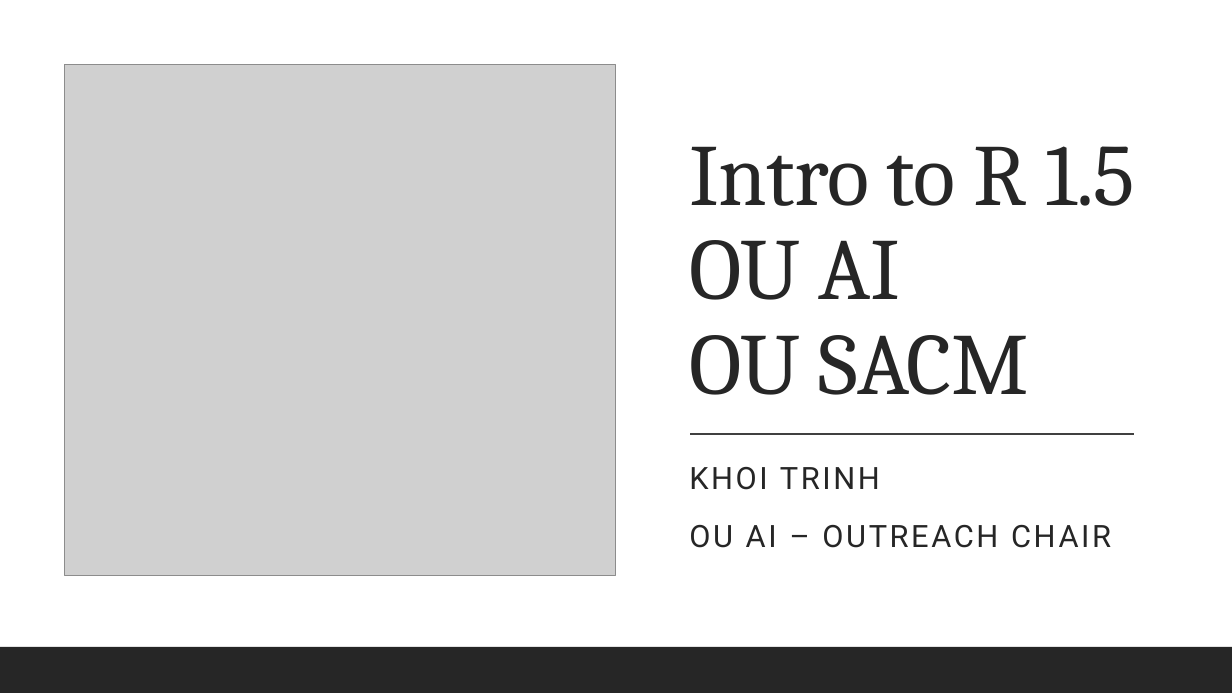
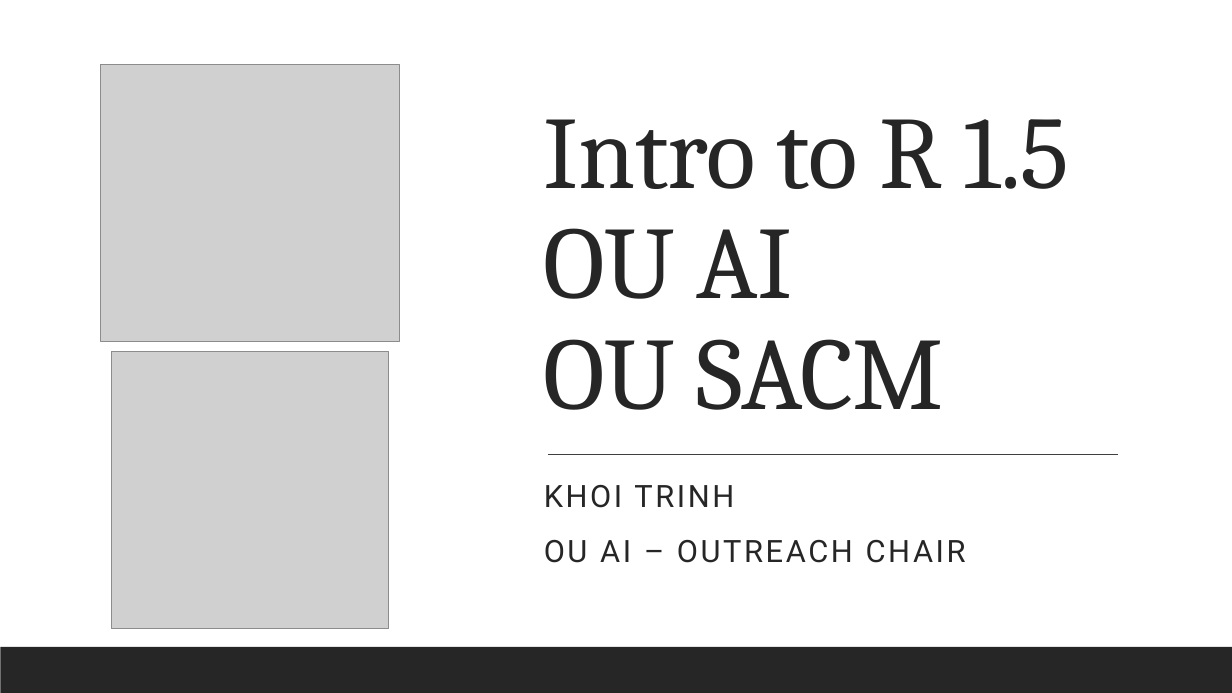
Before and after one commit to ou-artificial/OUAIxOUSACM-IntroToR, a slide deck: slide 1 of presentation/IntroToR.pptx. Drawn at 1232x693 pixels with LibreOffice and Linux fonts; fonts in the diff are those of the drawing; grey boxes stand for pictures. Boxes give left, top, right and bottom in pixels: in the first picture for what was removed or moved away, otherwise in the second. Text is boxed around its words. In the diff, an @@ line names an element or a change of style, - is before the commit and + after.

Commit message:
Update presentation

```diff
--- a/presentation/IntroToR.pptx
+++ b/presentation/IntroToR.pptx
@@ picture: place and size @@
-picture at <box>64,65,616,576</box>
+picture at <box>101,65,400,342</box>
@@ title "Intro to R 1.5 OU ...": place and size @@
-title "Intro to R 1.5 OU ..." at <box>689,146,1135,395</box>
+title "Intro to R 1.5 OU ..." at <box>544,119,1070,410</box>
@@ title "Intro to R 1.5 OU ..." at <box>544,119,1070,410</box>: size 68 to 80 pt @@
@@ picture added at <box>112,351,389,628</box> @@
@@ subtitle "KHOI TRINH": place and size @@
-subtitle "KHOI TRINH" at <box>689,467,1111,548</box>
+subtitle "KHOI TRINH" at <box>544,485,966,563</box>
@@ subtitle "KHOI TRINH" at <box>544,485,966,563</box>: line spacing 1.1 to 1 @@
@@ line moved from (690, 434) - (1134, 434) to (549, 455) - (1118, 455) @@
```
